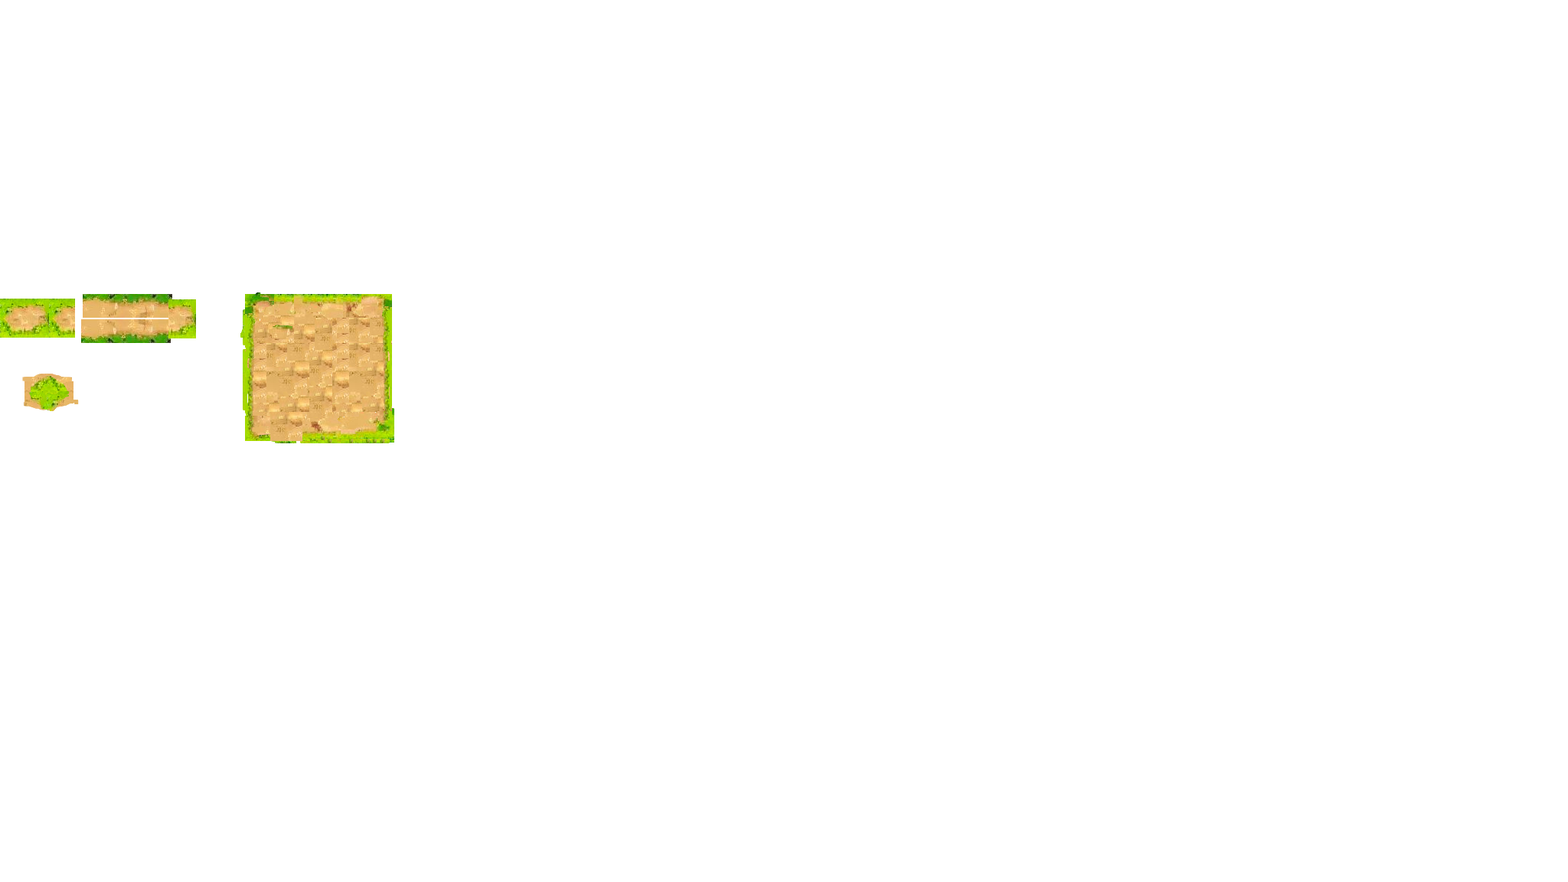
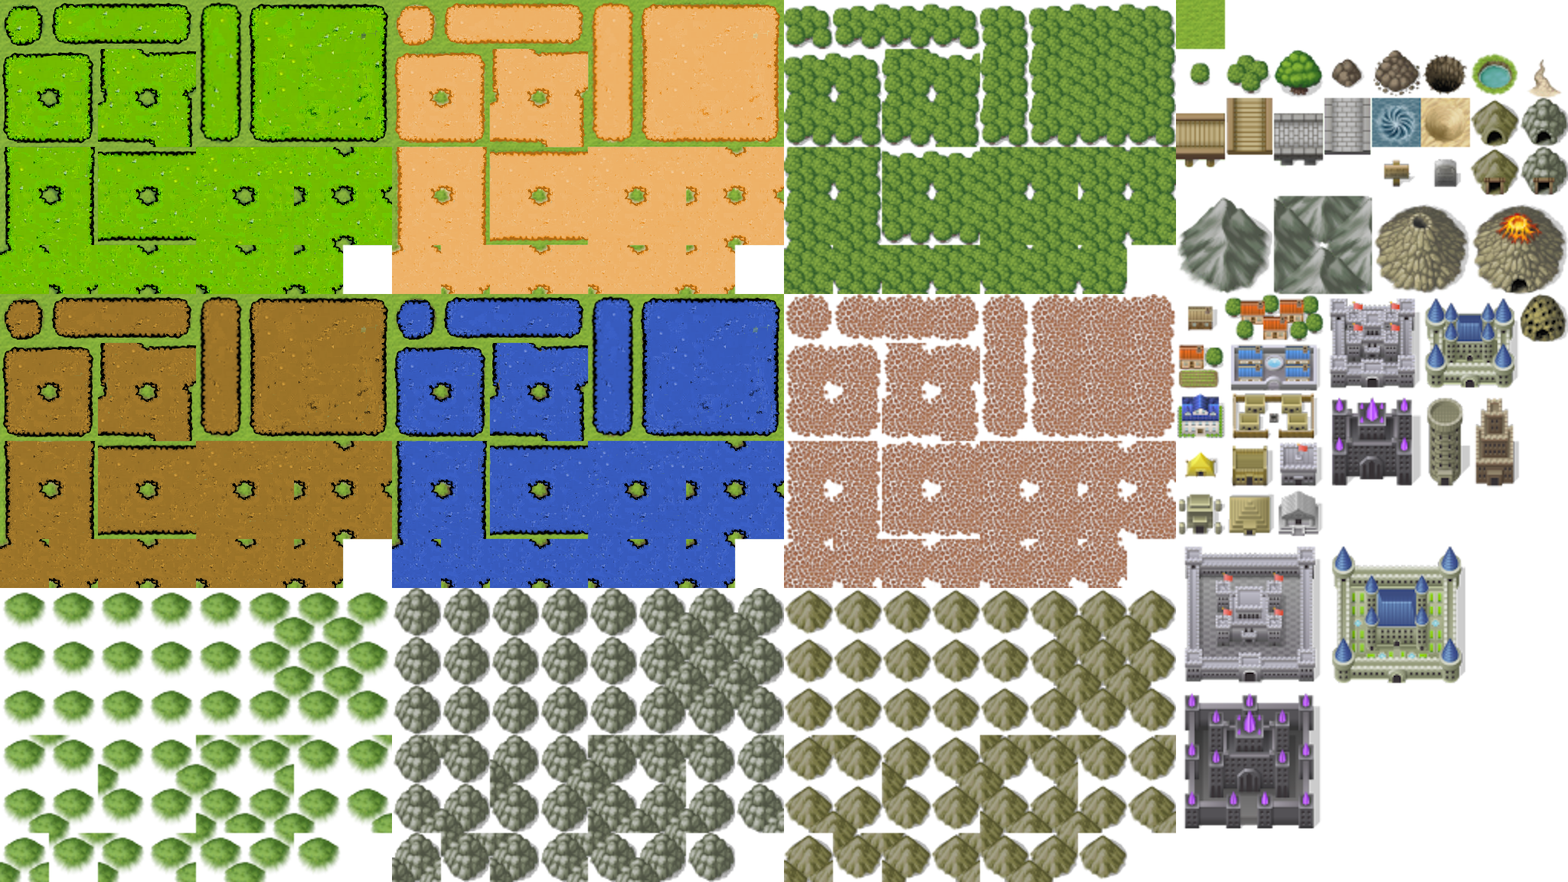
The second 1568 × 882 image is a revision of the first. Changes to its layers:
added layer "sand" above "test" over box(392, 1, 784, 294)
added layer "test" above "ww" over box(0, 295, 392, 588)
added layer "ww" above "grass" over box(392, 295, 784, 588)
showed "grass" over box(0, 1, 392, 294)
hid "Pasted Layer #2" over box(245, 305, 260, 428)
hid "Pasted Layer #1" over box(377, 298, 392, 421)
hid "dirt" over box(0, 292, 395, 444)
showed "pipoya.png" over box(0, 0, 1568, 882)